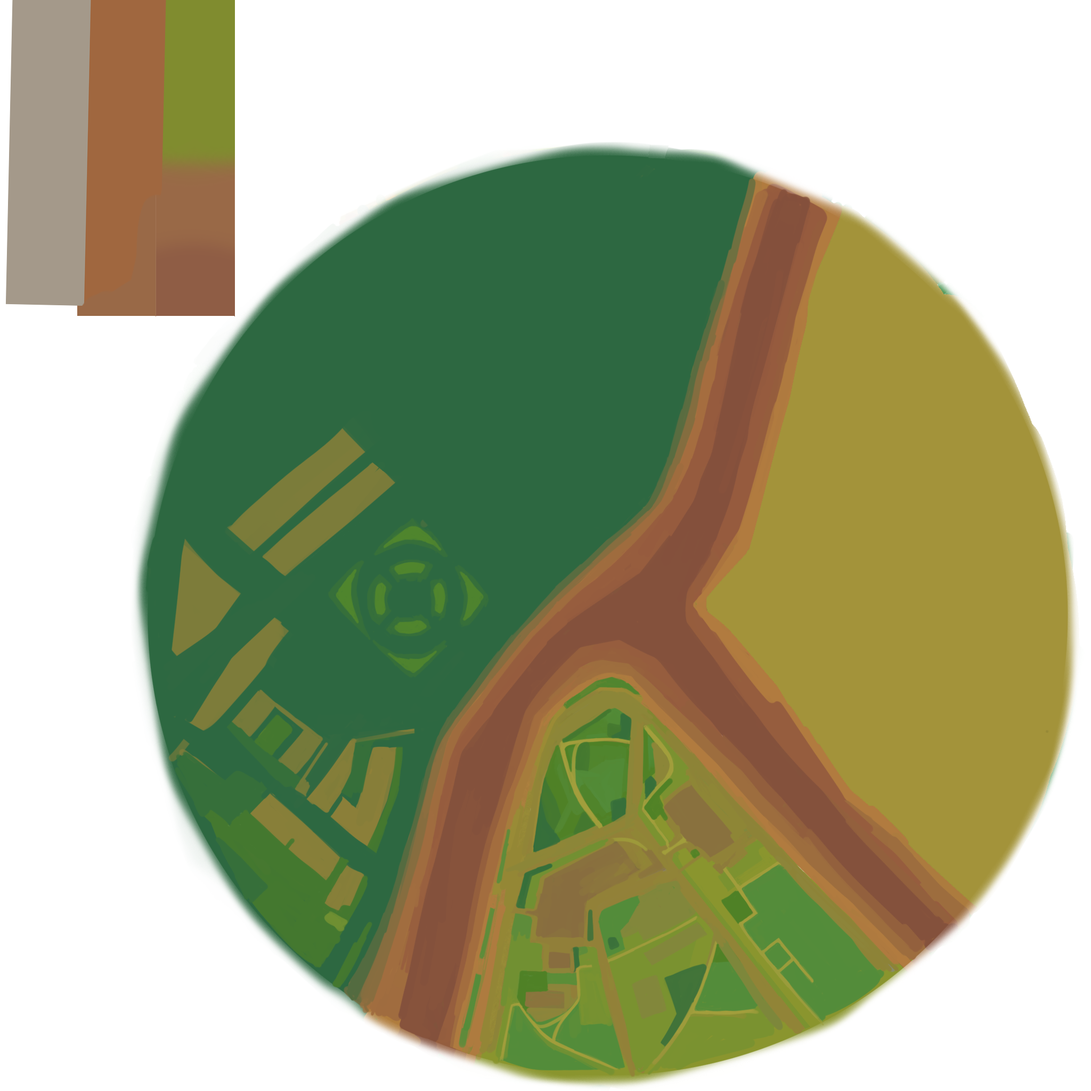
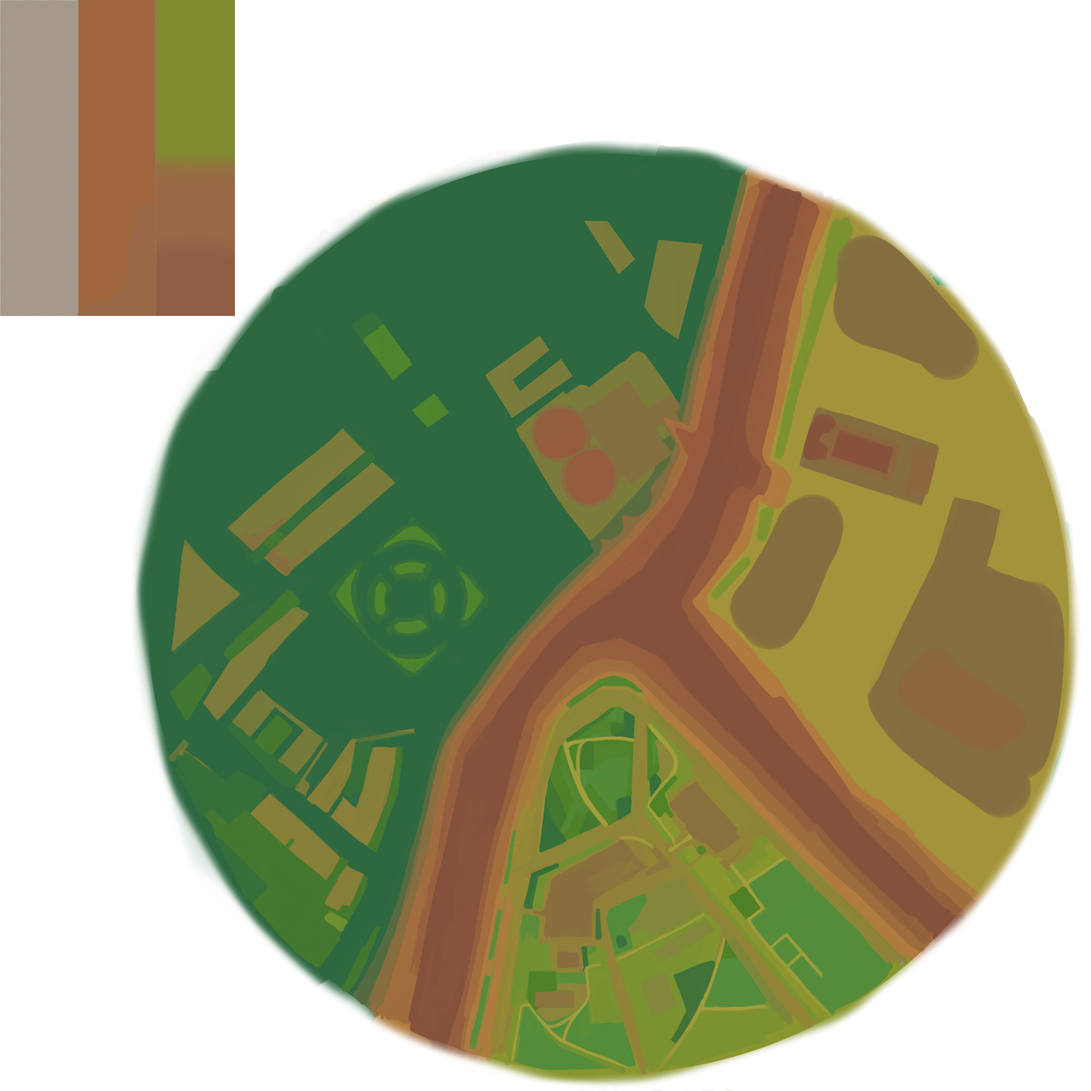
Comparing the layer stacks of the two (1091, 1091) images. Changes:
renamed "Calque 27" to "Calque 28", painted on it over <box>0,0,1084,1091</box>
